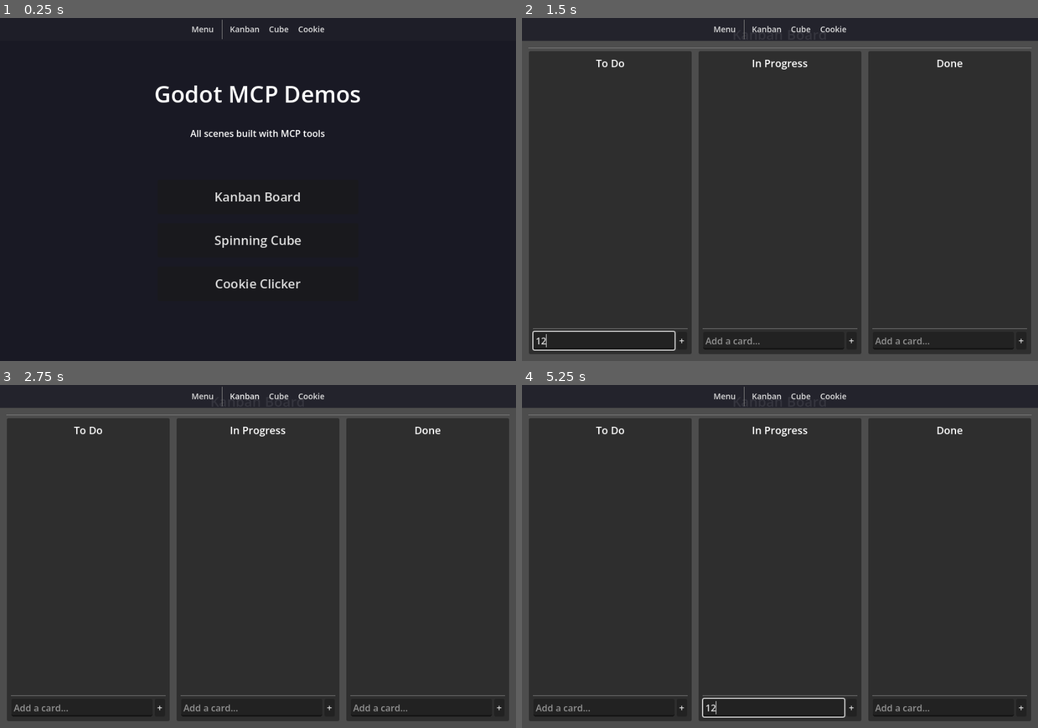
Above: before the commit, frames 1-4 (two rows, left to right).
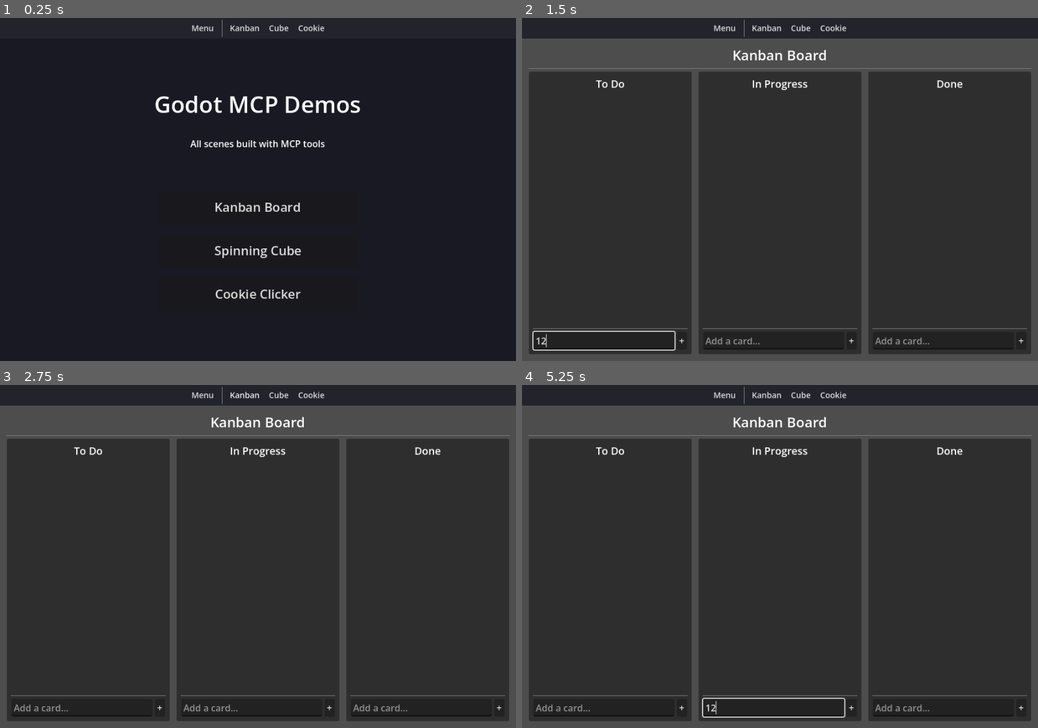
Above: after the commit, the same moments.

Repository: slangwald/godot-mcp
Game: Godot game, scene res://examples/launcher/launcher.tscn
Two runs of this game, one before a commit and one after it. Both use one fixed random seed, a clock stepped at 60 frames per second and the inputs below.
Inputs (mouse positions are in pixels of both pictures, inside the frame that each line leads up to):
- Up to frame 1 (0.25 s): no input
- Up to frame 2 (1.5 s): click "Kanban" at 0.5 s; click (604, 340) at 1.27 s; type "12" at 1.35 s
- Up to frame 3 (2.75 s): click (252, 707) at 1.5 s; type "12" at 1.58 s; click (423, 707) at 1.73 s; type "12" at 1.82 s; click "Kanban" at 2 s
- Up to frame 4 (5.25 s): click (774, 707) at 2.77 s; type "12" at 2.85 s; click (945, 707) at 3 s; type "12" at 3.08 s; click "Cube" at 3.5 s; click "Kanban" at 4.25 s; click (774, 707) at 5.02 s; type "12" at 5.1 s

The runs differ from the first frame. In frame 1, 3.6% of the frame differs, in the area x 30-70%, y 1-82%; in frame 2, 6.6%; in frame 3, 6.6%, in the area x 0-100%, y 1-22%; in frame 4, 6.6%.

Commit message:
Add click tool, demo video, and polish repo for release
Add mouse click simulation to game autoload for UI interaction.
Include screen-recorded demo video and capture script. Update
README with video, split tool tables, and document all sample apps.
Bump changelog to 0.2.0.

Co-Authored-By: Claude Opus 4.6 <noreply@anthropic.com>

Diff:
--- a/examples/launcher/nav_bar.gd
+++ b/examples/launcher/nav_bar.gd
@@ -1,4 +1,6 @@
 extends CanvasLayer
+
+const NAV_HEIGHT := 36
 
 const SCENES := {
 	"menu": "res://examples/launcher/launcher.tscn",
@@ -15,7 +17,7 @@
 
 	var panel := PanelContainer.new()
 	panel.anchor_right = 1.0
-	panel.size = Vector2(0, 40)
+	panel.size = Vector2(0, NAV_HEIGHT)
 	add_child(panel)
 
 	var style := StyleBoxFlat.new()
@@ -37,6 +39,10 @@
 	_add_button("Cube", SCENES["cube"])
 	_add_button("Cookie", SCENES["cookie"])
 
+	get_tree().node_added.connect(_on_node_added)
+	# Push the initial scene down too
+	call_deferred("_push_scene_down")
+
 
 func _add_button(label: String, scene_path: String) -> void:
 	var btn := Button.new()
@@ -51,3 +57,15 @@
 	var sep := VSeparator.new()
 	sep.custom_minimum_size.x = 2
 	bar.add_child(sep)
+
+
+func _push_scene_down() -> void:
+	var scene := get_tree().current_scene
+	if scene is Control:
+		scene.offset_top = NAV_HEIGHT
+
+
+func _on_node_added(node: Node) -> void:
+	# When a new scene root is added, push it down
+	if node == get_tree().current_scene:
+		call_deferred("_push_scene_down")
--- a/mcp_bridge_game.gd
+++ b/mcp_bridge_game.gd
@@ -5,6 +5,7 @@
 var tcp_server: TCPServer
 var clients: Array[StreamPeerTCP] = []
 var pending_screenshot_client: StreamPeerTCP = null
+var _deferred_release: Vector2 = Vector2.ZERO
 
 
 func _ready() -> void:
@@ -77,6 +78,10 @@
 			RenderingServer.force_draw()
 		"get_runtime_tree":
 			_send_response(client, _cmd_get_runtime_tree())
+		"click":
+			var x: float = request.get("x", 0.0)
+			var y: float = request.get("y", 0.0)
+			_send_response(client, _cmd_click(x, y))
 		_:
 			_send_response(client, {"error": "Unknown command: %s" % cmd})
 
@@ -96,6 +101,29 @@
 	var png_bytes := image.save_png_to_buffer()
 	var b64 := Marshalls.raw_to_base64(png_bytes)
 	_send_response(client, {"ok": true, "image_base64": b64})
+
+
+func _cmd_click(x: float, y: float) -> Dictionary:
+	# Simulate mouse press
+	var press := InputEventMouseButton.new()
+	press.button_index = MOUSE_BUTTON_LEFT
+	press.position = Vector2(x, y)
+	press.global_position = Vector2(x, y)
+	press.pressed = true
+	get_viewport().push_input(press)
+	# Defer the release to next frame so the UI processes the press first
+	_deferred_release = Vector2(x, y)
+	call_deferred("_send_mouse_release")
+	return {"ok": true, "x": x, "y": y}
+
+
+func _send_mouse_release() -> void:
+	var release := InputEventMouseButton.new()
+	release.button_index = MOUSE_BUTTON_LEFT
+	release.position = _deferred_release
+	release.global_position = _deferred_release
+	release.pressed = false
+	get_viewport().push_input(release)
 
 
 func _cmd_get_runtime_tree() -> Dictionary:
Not shown, changed: .gitignore
Not shown, changed: CHANGELOG.md
Not shown, changed: CLAUDE.md
Not shown, changed: README.md
Not shown, added: demo.mp4
Not shown, changed: mcp/godot_mcp_server.py
Not shown, added: scripts/capture_demo.py
